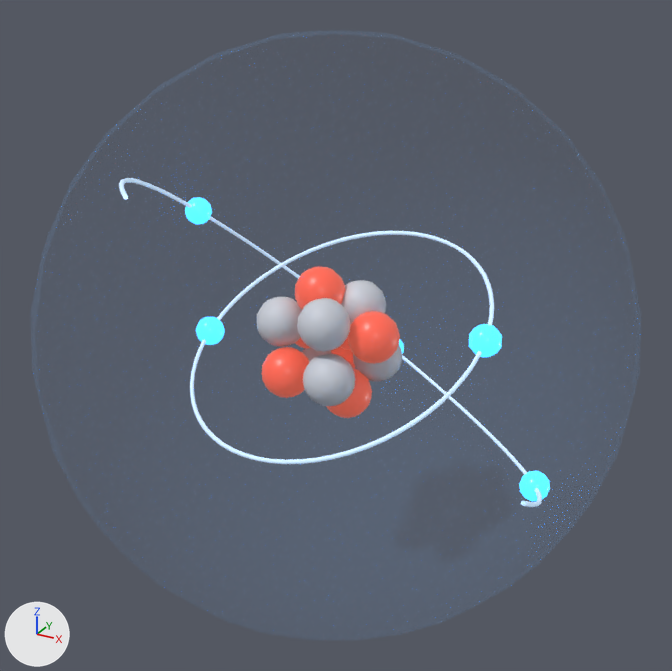
A saved change to the glTF model Blender_Fuentes/GLB/N_Nitrogeno.glb.
Both versions are drawn from a 50 mm camera at (0.1302, -0.2368, 0.1183) aimed at (0.0, 0.0, -0.0001). Lighting does not change. The marker at lower left points along +X, +Y and +Z. The picture after the commit comes second. Everything nearer to the camera than a plane just in front of the edit is cut away. Where no turn or scale is listed for an object, it has been applied to the vertices.

Objects in the first picture: 'N_Electrones_Capa_1', 'N_Electrones_Capa_2', 'N_Neutrones', 'N_Nube_Electronica', 'N_Orbita_1', 'N_Orbita_2', 'N_Protones'.
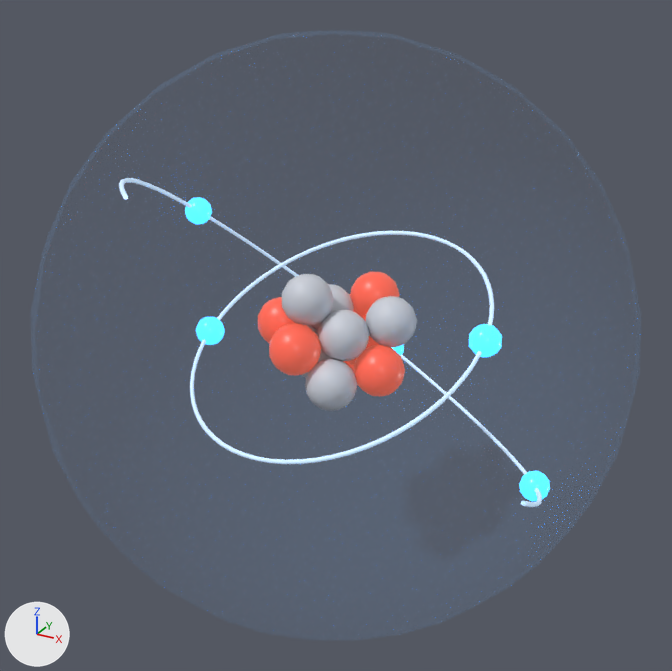
What changed in the scene script:
```text
Change me_n_neutrones:
    used by ob_n_neutrones; location = (0.0, 0.0, 0.0)
    remove me_n_neutrones.from_pydata(...)  # 798 vertices, 1568 faces; spans x -0.0234..0.0202, y -0.0255..0.0142, z -0.0223..0.0182
    add me_n_neutrones.from_pydata(...)  # 798 vertices, 1568 faces; spans x -0.0237..0.0252, y -0.0224..0.0147, z -0.0175..0.0224
    me_n_neutrones part 1: the loose piece of 114 vertices spanning x -0.0124..0.0036, y -0.0017..0.0142, z -0.0021..0.0138 is moved by (-0.0003, -0.0101, -0.0126)
    me_n_neutrones part 2: the loose piece of 114 vertices spanning x -0.0013..0.0147, y -0.004..0.0118, z 0.0022..0.018 is moved by (-0.0114, 0.0, -0.0034)
    me_n_neutrones part 3: the loose piece of 114 vertices spanning x 0.0042..0.0202, y -0.0029..0.013, z -0.0146..0.0012 is moved by (-0.0059, -0.0118, 0.0106)
    me_n_neutrones part 4: the loose piece of 114 vertices spanning x -0.0156..0.0004, y -0.0053..0.0106, z -0.0223..-0.0064 is moved by (0.0138, -0.0171, 0.0048)
    me_n_neutrones part 5: the loose piece of 114 vertices spanning x -0.0234..-0.0074, y -0.0157..0.0002, z -0.0035..0.0124 is moved by (-0.0003, 0.0145, -0.0084)
    me_n_neutrones part 6: the loose piece of 114 vertices spanning x -0.0037..0.0123, y -0.0233..-0.0074, z 0.0023..0.0182 is moved by (0.0129, 0.0192, -0.0035)
    me_n_neutrones part 7: the loose piece of 114 vertices spanning x -0.0007..0.0153, y -0.0255..-0.0096, z -0.0143..0.0016 is moved by (-0.012, 0.008, 0.0208)
Change me_n_protones:
    used by ob_n_protones; location = (0.0, 0.0, 0.0)
    remove me_n_protones.from_pydata(...)  # 798 vertices, 1568 faces; spans x -0.0208..0.0237, y -0.0212..0.0173, z -0.0242..0.0228
    add me_n_protones.from_pydata(...)  # 798 vertices, 1568 faces; spans x -0.0237..0.0252, y -0.0253..0.0253, z -0.0224..0.0175
    me_n_protones part 8: the loose piece of 114 vertices spanning x -0.0055..0.0105, y -0.002..0.0139, z -0.0063..0.0095 is moved by (0.0038, 0.0007, -0.0055)
    me_n_protones part 9: the loose piece of 114 vertices spanning x -0.0072..0.0088, y 0.0014..0.0173, z -0.0144..0.0014 is moved by (-0.0164, -0.0161, 0.0104)
    me_n_protones part 10: the loose piece of 114 vertices spanning x -0.0208..-0.0048, y -0.0026..0.0133, z -0.0088..0.007 is moved by (0.03, -0.0092, -0.0058)
    me_n_protones part 11: the loose piece of 114 vertices spanning x -0.0121..0.0039, y -0.0108..0.0051, z 0.0069..0.0228 is moved by (-0.0006, 0.0201, -0.0159)
    me_n_protones part 12: the loose piece of 114 vertices spanning x 0.0077..0.0237, y -0.013..0.0029, z -0.0033..0.0125 is moved by (-0.0204, -0.0123, -0.0036)
    me_n_protones part 13: the loose piece of 114 vertices spanning x -0.0012..0.0148, y -0.0131..0.0028, z -0.0242..-0.0084 is moved by (-0.0005, 0.0196, 0.0259)
    me_n_protones part 14: the loose piece of 114 vertices spanning x -0.0184..-0.0024, y -0.0212..-0.0053, z -0.0177..-0.0019 is moved by (0.0057, 0.0228, -0.0047)
```

Changed parts and their boxes (x1, y1, x2, y2) in the pictures (672 x 671 px; the box of a moved part takes in the faces that stretch with it):
'N_Neutrones', reshaped (7% narrower, 9% taller)
    before: (257, 280, 403, 406)
    after: (282, 274, 417, 411)
'N_Protones', reshaped (6% wider, 18% shorter)
    before: (262, 266, 400, 418)
    after: (258, 272, 405, 397)
part 1 of me_n_neutrones, moved or reshaped (not visible before)
    after: (302, 331, 332, 378)
part 2 of me_n_neutrones, moved or reshaped
    before: (341, 280, 386, 324)
    after: (311, 284, 354, 331)
part 3 of me_n_neutrones, moved or reshaped
    before: (353, 345, 403, 381)
    after: (318, 310, 369, 361)
part 4 of me_n_neutrones, moved or reshaped (mostly hidden before)
    before: (302, 348, 332, 362)
    after: (305, 359, 357, 411)
part 5 of me_n_neutrones, moved or reshaped (mostly hidden afterwards)
    before: (257, 297, 302, 347)
    after: (308, 325, 317, 332)
part 6 of me_n_neutrones, moved or reshaped
    before: (297, 298, 351, 352)
    after: (365, 296, 417, 347)
part 7 of me_n_neutrones, moved or reshaped
    before: (303, 353, 355, 406)
    after: (282, 274, 333, 326)
part 8 of me_n_protones, moved or reshaped (mostly hidden)
    before: (340, 339, 351, 350)
    after: (347, 318, 379, 365)
part 9 of me_n_protones, moved or reshaped (mostly hidden before)
    before: (331, 347, 355, 368)
    after: (258, 297, 295, 343)
part 10 of me_n_protones, moved or reshaped (mostly hidden before)
    before: (295, 338, 310, 348)
    after: (353, 345, 405, 397)
part 11 of me_n_protones, moved or reshaped (not visible afterwards)
    before: (295, 266, 345, 309)
part 12 of me_n_protones, moved or reshaped
    before: (347, 311, 400, 364)
    after: (269, 323, 321, 376)
part 13 of me_n_protones, moved or reshaped
    before: (326, 368, 372, 418)
    after: (350, 272, 400, 318)
part 14 of me_n_protones, moved or reshaped (mostly hidden afterwards)
    before: (262, 347, 309, 398)
    after: (343, 361, 354, 370)
